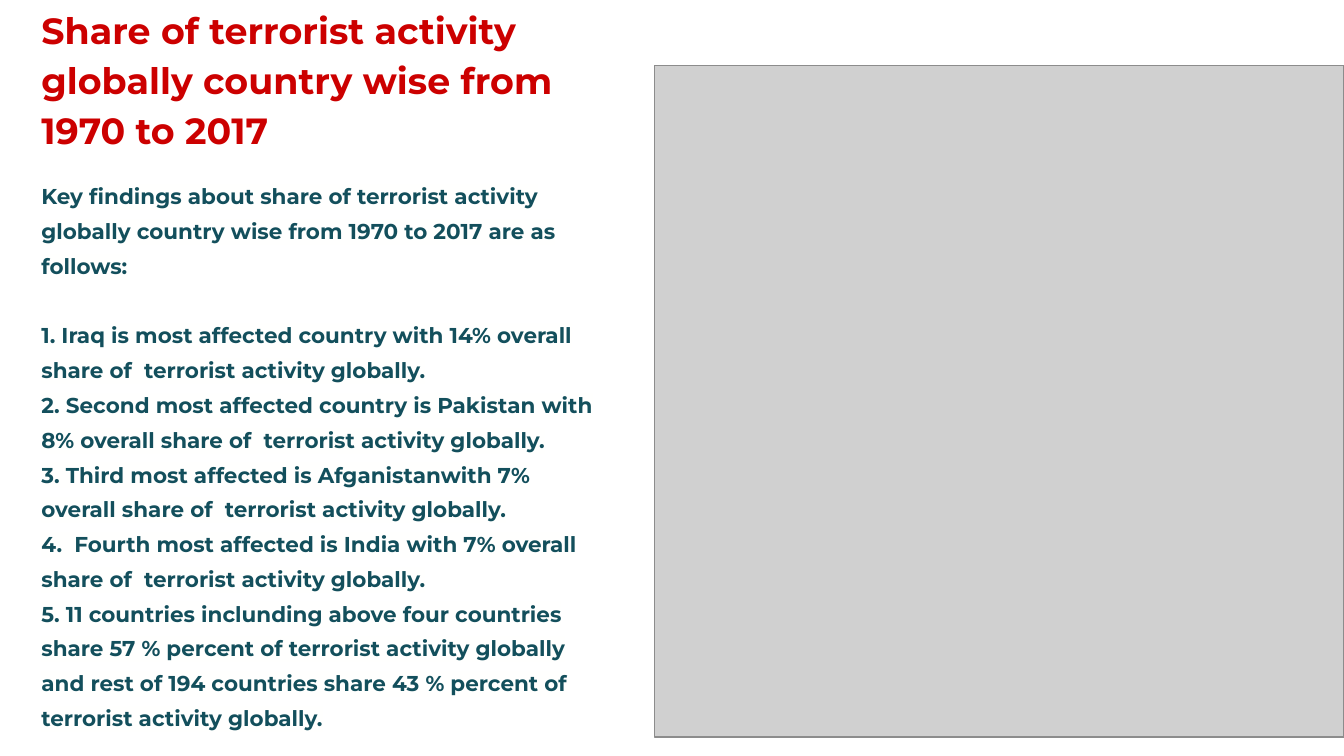
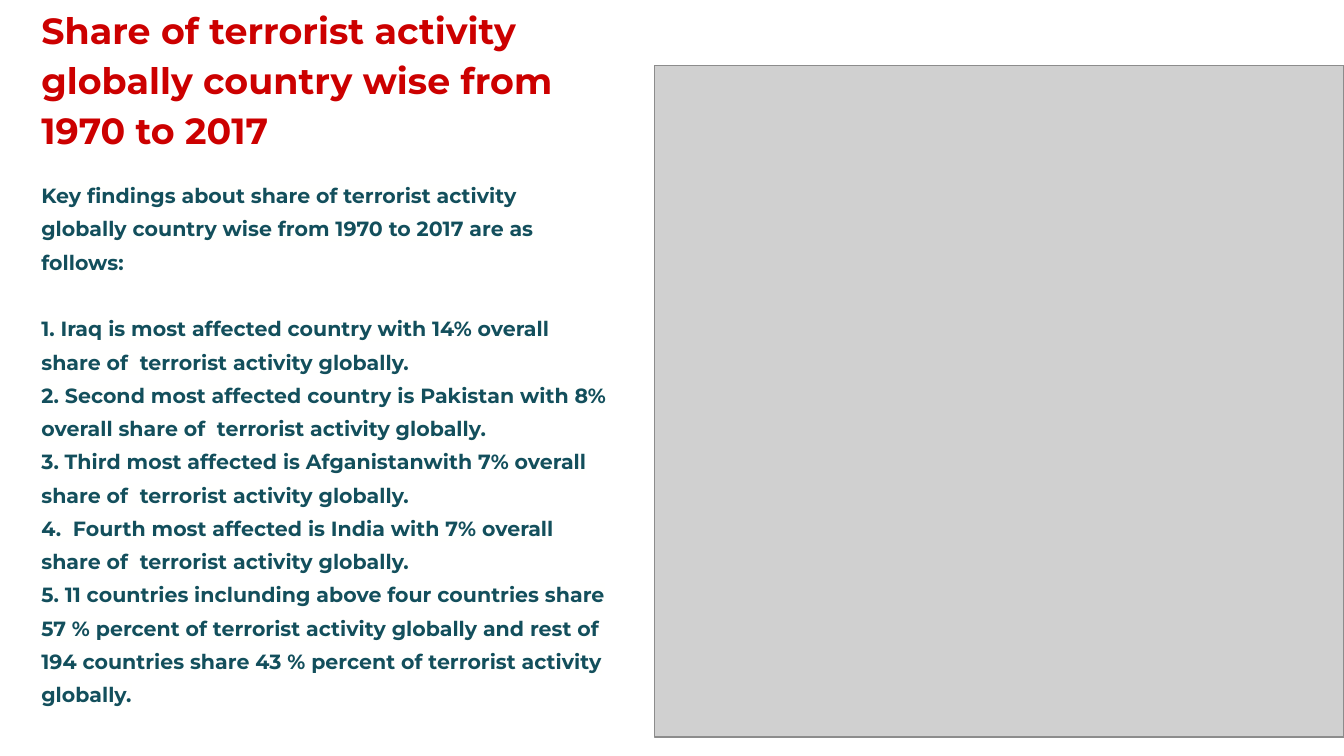
Before and after one commit to chandrakar-shubham/EDA-Global-Terrorism-Analysis, a slide deck: slide 8 of Global_terrorism_analysis_presentation.pptx. Drawn at 1344x756 pixels with LibreOffice and Linux fonts; fonts in the diff are those of the drawing; grey boxes stand for pictures; background and template pictures are left out. Boxes give left, top, right and bottom in pixels: in the first picture for what was removed or moved away, otherwise in the second. Text is boxed around its words. In the diff, an @@ line names an element or a change of style, - is before the commit and + after.

```diff
--- a/Global_terrorism_analysis_presentation.pptx
+++ b/Global_terrorism_analysis_presentation.pptx
@@ text at [41, 187, 606, 706]: size 11.5 to 11 pt @@
```
Also in this commit, not shown: 3 other slides changed, 2 other files.
